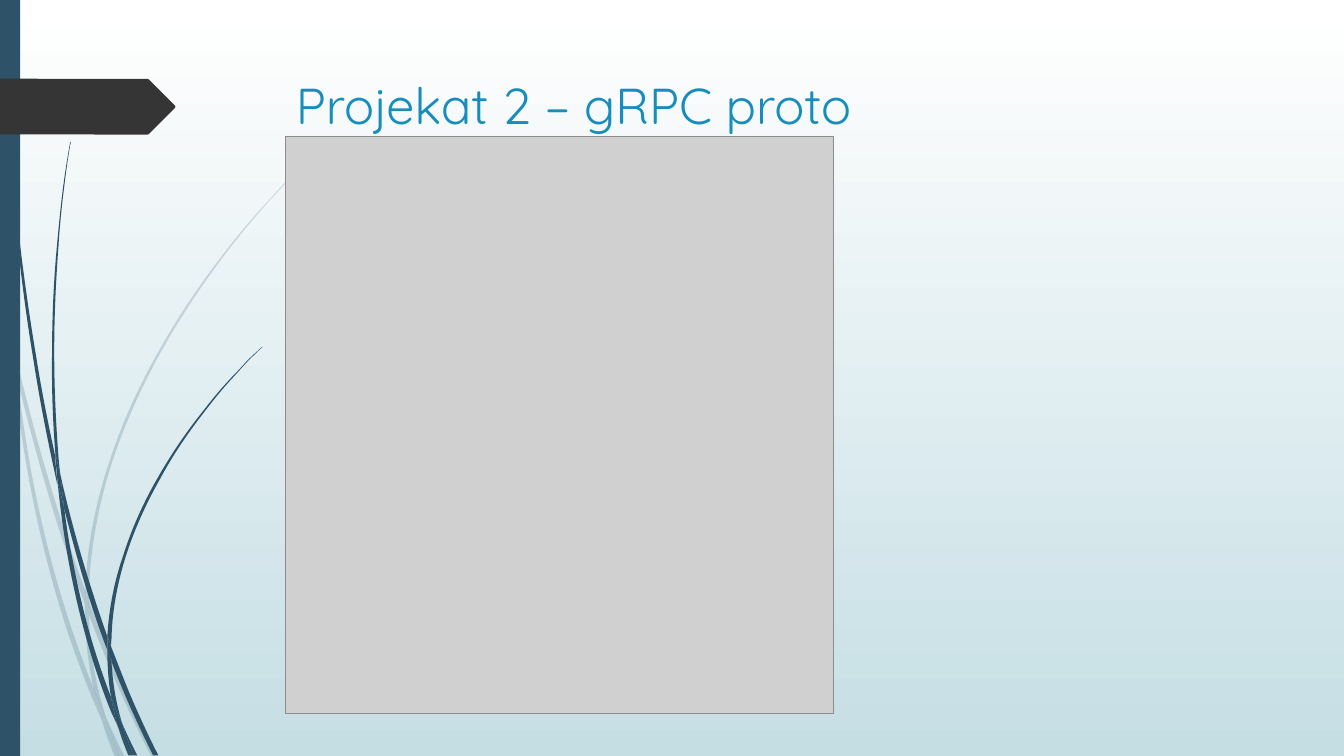
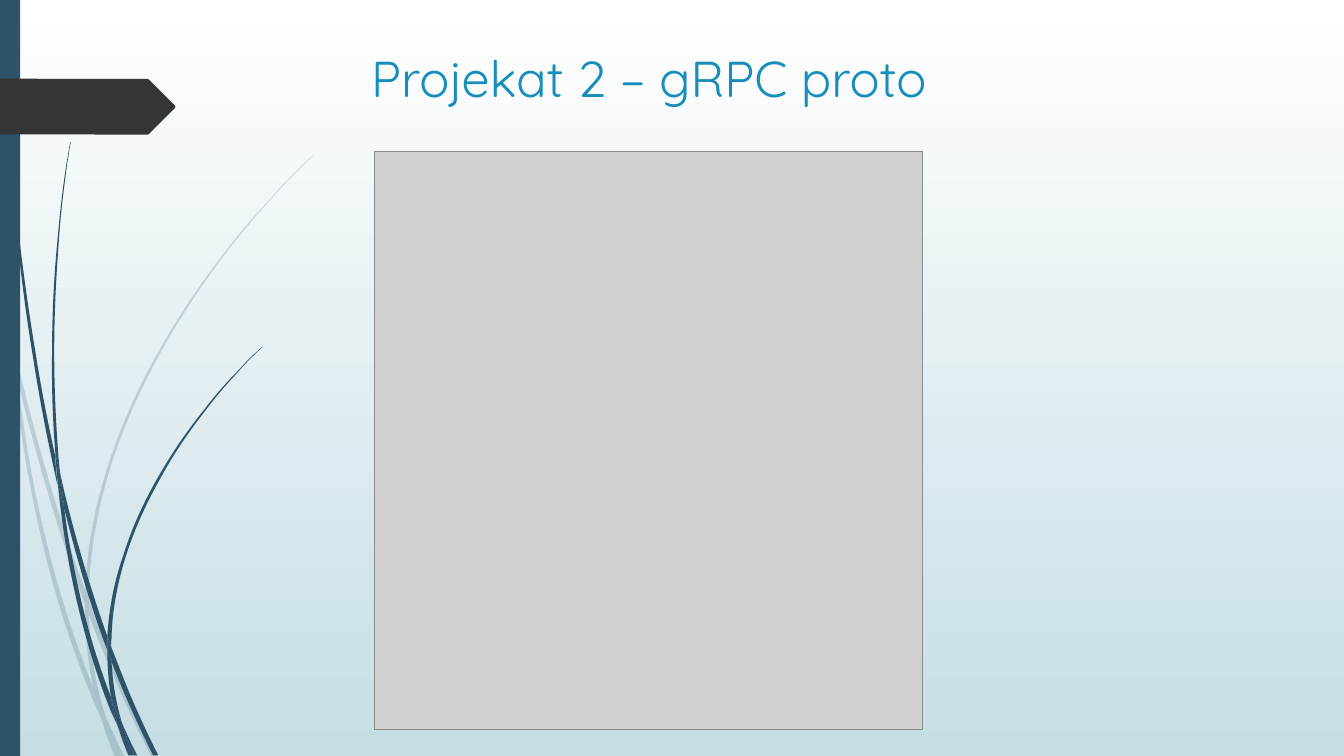
Before and after one commit to TeaMitic/SOA, a slide deck: slide 13 of Prezentacija projekata/Servisno-orijentisane arhitekture – Projekti.pptx. Drawn at 1344x756 pixels with LibreOffice and Linux fonts; fonts in the diff are those of the drawing; grey boxes stand for pictures. Boxes give left, top, right and bottom in pixels: in the first picture for what was removed or moved away, otherwise in the second. Text is boxed around its words. In the diff, an @@ line names an element or a change of style, - is before the commit and + after.

```diff
--- a/Prezentacija projekata/Servisno-orijentisane arhitekture – Projekti.pptx
+++ b/Prezentacija projekata/Servisno-orijentisane arhitekture – Projekti.pptx
@@ title "Projekat 2 – gRPC proto" moved from (x1=296, y1=87, x2=851, y2=138) to (x1=371, y1=59, x2=926, y2=107) @@
@@ title "Projekat 2 – gRPC proto" at (x1=371, y1=59, x2=926, y2=107): alignment left to centre @@
@@ picture moved from (x1=286, y1=136, x2=835, y2=714) to (x1=375, y1=152, x2=924, y2=730) @@
```
Also in this commit, not shown: 9 other slides changed.
